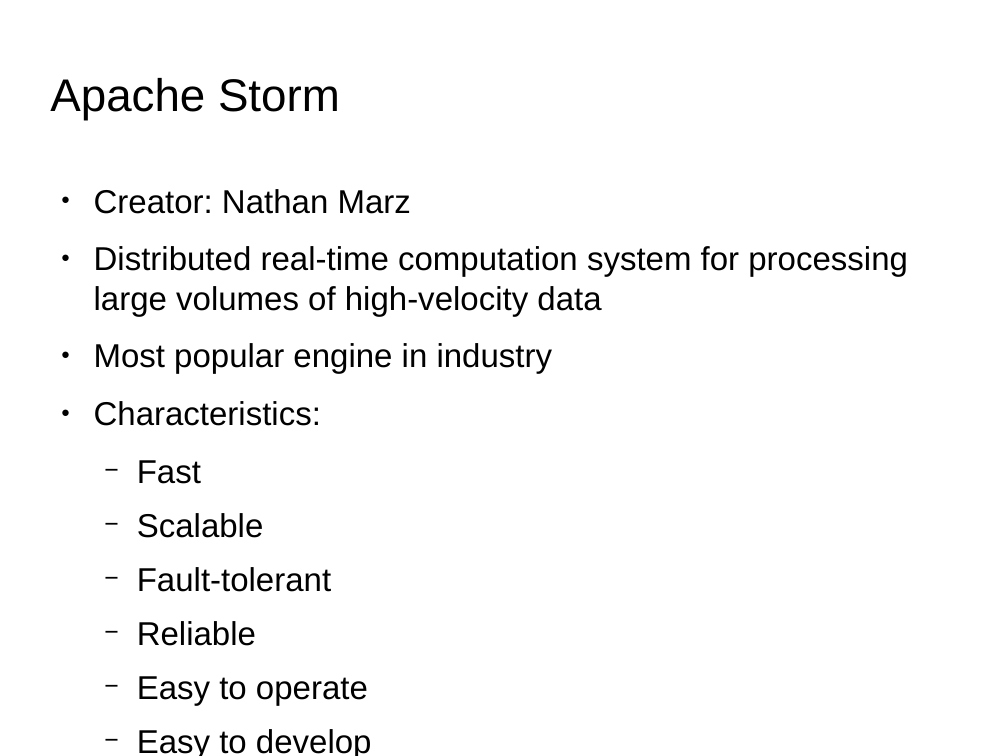
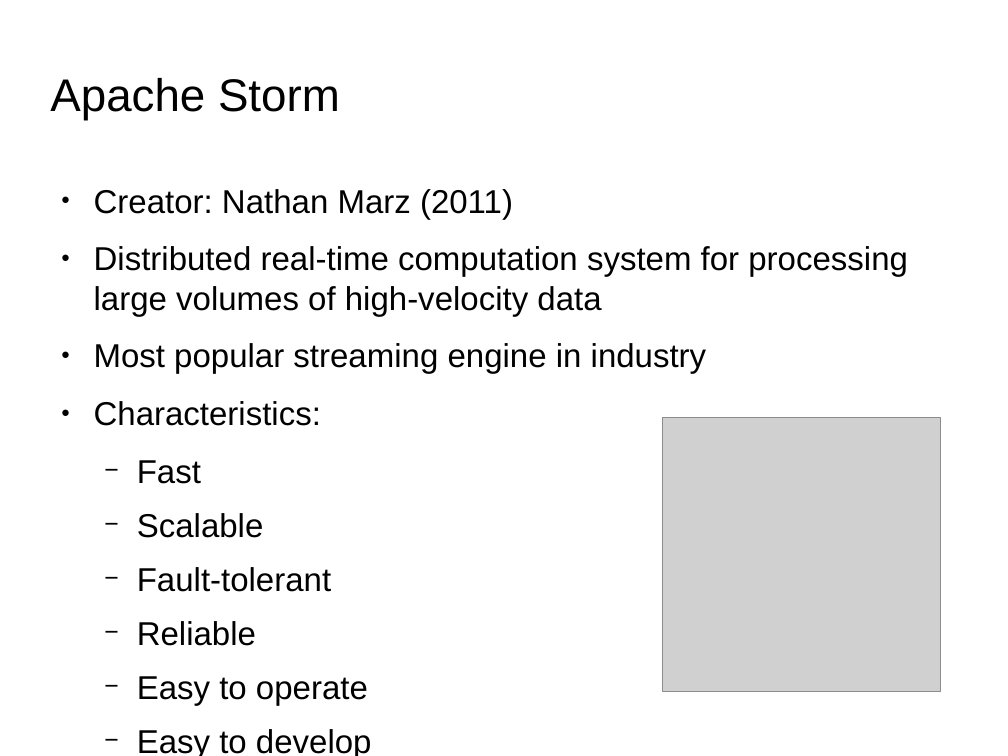
Before and after one commit to qiozas/Documents, a slide deck: slide 22 of fosscomm-2016/Big Data Streaming - FOSSCOMM 2016.odp. Drawn at 1008x756 pixels with LibreOffice and Linux fonts; fonts in the diff are those of the drawing; grey boxes stand for pictures; background and template pictures are left out. Boxes give left, top, right and bottom in pixels: in the first picture for what was removed or moved away, otherwise in the second. Text is boxed around its words. In the diff, an @@ line names an element or a change of style, - is before the commit and + after.

```diff
--- a/fosscomm-2016/Big Data Streaming - FOSSCOMM 2016.odp
+++ b/fosscomm-2016/Big Data Streaming - FOSSCOMM 2016.odp
@@ text at box(94, 189, 513, 219): text changed @@
-● Creator: Nathan Marz
+● Creator: Nathan Marz (2011)
@@ text at box(94, 343, 707, 374): text changed @@
-● Most popular engine in industry
+● Most popular streaming engine in industry
@@ picture added at box(662, 418, 941, 692) @@
```
Also in this commit, not shown: 7 other slides changed, 2 slides added, 1 slide removed, 1 other file.
